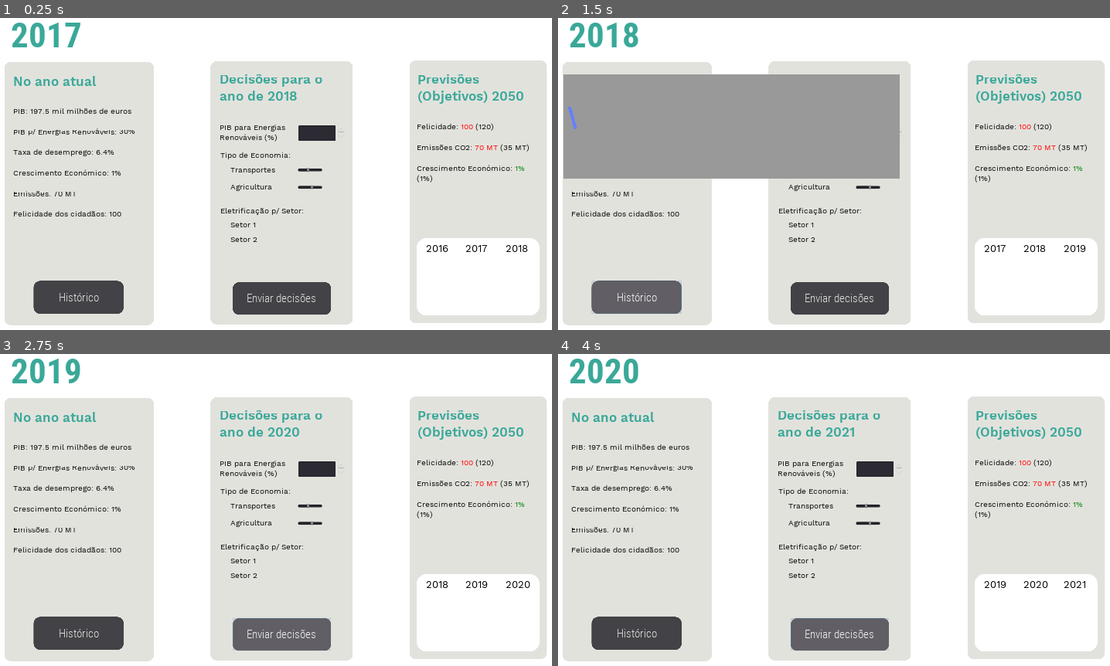
Above: before the commit, frames 1-4 (two rows, left to right).
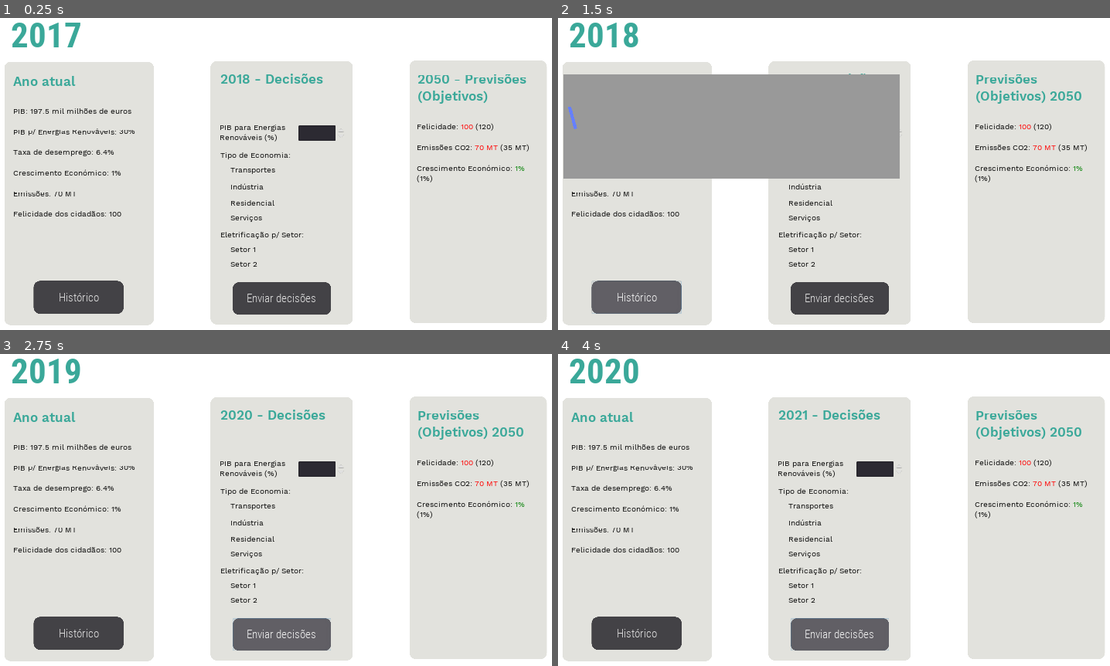
Above: after the commit, the same moments.

Repository: TiagoTaveira/ExergyX
Game: Godot game, scene res://Test.tscn
Same seed, same stepped clock (60 frames per second), same inputs: the game is played once before the commit and once after it.
Inputs:
- Up to frame 1 (0.25 s): no input
- Up to frame 2 (1.5 s): click "Enviar decisões" at 0.5 s; click "Histórico" at 1.25 s
- Up to frame 3 (2.75 s): click "Enviar decisões" at 2 s
- Up to frame 4 (4 s): click "Histórico" at 2.75 s; click "Enviar decisões" at 3.5 s

The runs differ from the first frame. In frame 1, 7.3% of the frame differs, in the area x 2-98%, y 17-96%; in frame 2, 6.0%; in frame 3, 6.9%; in frame 4, 6.8%.

Commit message:
Add arrow images

Diff:
--- a/Test.gd
+++ b/Test.gd
@@ -28,7 +28,7 @@
 	######################
 
 	if PlayerVariables.current_year < PlayerVariables.final_year:
-		get_node("GridContainer/AnoAtual2").text = "Decisões para o ano de " + str(PlayerVariables.current_year + 1)
+		get_node("GridContainer/AnoAtual2").text = str(PlayerVariables.current_year + 1) + " - Decisões"
 		get_node("GridContainer2/RichTextLabel").text = "Previsões (Objetivos) " + str(PlayerVariables.final_year)
 		get_node("GridContainer2/RichTextLabel2").bbcode_text = "Felicidade: " + str(PlayerVariables.final_year_utility) + "\n\n" + "Emissões CO2: " + str(PlayerVariables.final_year_emissions) + " MT" + "\n\n" + "Crescimento Económico: [color=green]1%[/color] (1%)"  #exemplo de texto
 		##Actual bbcode text setting (with conditions)
--- a/Test.tscn
+++ b/Test.tscn
@@ -98,14 +98,14 @@
 text = "Enviar decisões"
 
 [node name="AnoAtual2" type="RichTextLabel" parent="GridContainer"]
-margin_left = 28.0
-margin_top = 33.0
-margin_right = 428.0
-margin_bottom = 167.0
+margin_left = 29.8328
+margin_top = 31.1674
+margin_right = 429.833
+margin_bottom = 165.167
 custom_fonts/normal_font = ExtResource( 5 )
 custom_colors/default_color = Color( 0.227451, 0.658824, 0.6, 1 )
 custom_colors/font_color_selected = Color( 0, 0, 0, 1 )
-text = "Decisões para o ano de 2018"
+text = "2018 - Decisões"
 
 [node name="PIBRenovaveis" type="SpinBox" parent="GridContainer"]
 margin_left = 272.553
@@ -116,22 +116,6 @@
 value = 30.0
 rounded = true
 
-[node name="CheckButton" type="HSlider" parent="GridContainer"]
-margin_left = 271.362
-margin_top = 318.283
-margin_right = 347.362
-margin_bottom = 358.283
-value = 40.0
-ticks_on_borders = true
-
-[node name="CheckButton2" type="HSlider" parent="GridContainer"]
-margin_left = 271.362
-margin_top = 372.283
-margin_right = 347.362
-margin_bottom = 412.283
-value = 60.0
-ticks_on_borders = true
-
 [node name="RichTextLabel" type="RichTextLabel" parent="GridContainer"]
 margin_left = 29.0
 margin_top = 189.0
@@ -155,9 +139,9 @@
 
 [node name="EletrificacaoSetor" type="RichTextLabel" parent="GridContainer"]
 margin_left = 30.0
-margin_top = 448.0
+margin_top = 524.0
 margin_right = 337.0
-margin_bottom = 488.0
+margin_bottom = 564.0
 rect_pivot_offset = Vector2( 0, 21.7076 )
 custom_fonts/bold_font = ExtResource( 7 )
 custom_fonts/normal_font = ExtResource( 6 )
@@ -182,13 +166,33 @@
 rect_pivot_offset = Vector2( 0, 21.7076 )
 custom_fonts/normal_font = ExtResource( 6 )
 custom_colors/default_color = Color( 0, 0, 0, 1 )
-text = "Agricultura"
+text = "Indústria"
+
+[node name="RichTextLabel7" type="RichTextLabel" parent="GridContainer"]
+margin_left = 62.0
+margin_top = 426.0
+margin_right = 284.0
+margin_bottom = 469.0
+rect_pivot_offset = Vector2( 0, 21.7076 )
+custom_fonts/normal_font = ExtResource( 6 )
+custom_colors/default_color = Color( 0, 0, 0, 1 )
+text = "Residencial"
+
+[node name="RichTextLabel8" type="RichTextLabel" parent="GridContainer"]
+margin_left = 62.0
+margin_top = 471.0
+margin_right = 284.0
+margin_bottom = 514.0
+rect_pivot_offset = Vector2( 0, 21.7076 )
+custom_fonts/normal_font = ExtResource( 6 )
+custom_colors/default_color = Color( 0, 0, 0, 1 )
+text = "Serviços"
 
 [node name="RichTextLabel5" type="RichTextLabel" parent="GridContainer"]
 margin_left = 62.0
-margin_top = 493.0
+margin_top = 569.0
 margin_right = 284.0
-margin_bottom = 536.0
+margin_bottom = 612.0
 rect_pivot_offset = Vector2( 0, 21.7076 )
 custom_fonts/normal_font = ExtResource( 6 )
 custom_colors/default_color = Color( 0, 0, 0, 1 )
@@ -196,9 +200,9 @@
 
 [node name="RichTextLabel6" type="RichTextLabel" parent="GridContainer"]
 margin_left = 62.2158
-margin_top = 538.0
+margin_top = 614.0
 margin_right = 284.216
-margin_bottom = 581.0
+margin_bottom = 657.0
 rect_pivot_offset = Vector2( 0, 21.7076 )
 custom_fonts/normal_font = ExtResource( 6 )
 custom_colors/default_color = Color( 0, 0, 0, 1 )
@@ -248,14 +252,16 @@
 margin_bottom = 148.0
 custom_fonts/normal_font = ExtResource( 5 )
 custom_colors/default_color = Color( 0.227451, 0.658824, 0.6, 1 )
-text = "Previsões (Objetivos) 2050"
+text = "2050 - Previsões (Objetivos)"
 
 [node name="Panel" type="Panel" parent="GridContainer2"]
+editor/display_folded = true
+visible = false
 margin_left = 22.0
 margin_top = 552.0
 margin_right = 403.0
 margin_bottom = 792.0
-custom_styles/panel = SubResource( 7 )
+custom_styles/panel = SubResource( 4 )
 
 [node name="PreviousYear" type="RichTextLabel" parent="GridContainer2/Panel"]
 margin_left = 28.0
@@ -285,6 +291,7 @@
 text = "2018"
 
 [node name="GridContainer3" type="ItemList" parent="."]
+editor/display_folded = true
 visible = false
 margin_left = 954.0
 margin_top = 503.0
@@ -307,6 +314,7 @@
 script = ExtResource( 9 )
 
 [node name="Historico" type="ItemList" parent="."]
+editor/display_folded = true
 visible = false
 margin_left = 523.646
 margin_top = 491.369
@@ -342,7 +350,7 @@
 margin_bottom = 108.0
 custom_fonts/normal_font = ExtResource( 5 )
 custom_colors/default_color = Color( 0.227451, 0.658824, 0.6, 1 )
-text = "No ano atual"
+text = "Ano atual"
 
 [node name="HistText" type="RichTextLabel" parent="EstadoAtual"]
 margin_left = 28.0
--- /dev/null
+++ b/arrows.svg
@@ -0,0 +1,125 @@
+<?xml version="1.0" encoding="UTF-8" standalone="no"?>
+<!-- Created with Inkscape (http://www.inkscape.org/) -->
+
+<svg
+   xmlns:dc="http://purl.org/dc/elements/1.1/"
+   xmlns:cc="http://creativecommons.org/ns#"
+   xmlns:rdf="http://www.w3.org/1999/02/22-rdf-syntax-ns#"
+   xmlns:svg="http://www.w3.org/2000/svg"
+   xmlns="http://www.w3.org/2000/svg"
+   xmlns:sodipodi="http://sodipodi.sourceforge.net/DTD/sodipodi-0.dtd"
+   xmlns:inkscape="http://www.inkscape.org/namespaces/inkscape"
+   width="210mm"
+   height="297mm"
+   viewBox="0 0 210 297"
+   version="1.1"
+   id="svg8"
+   inkscape:version="0.92.4 (5da689c313, 2019-01-14)"
+   sodipodi:docname="arrows.svg">
+  <defs
+     id="defs2" />
+  <sodipodi:namedview
+     id="base"
+     pagecolor="#ffffff"
+     bordercolor="#666666"
+     borderopacity="1.0"
+     inkscape:pageopacity="0.0"
+     inkscape:pageshadow="2"
+     inkscape:zoom="15.839192"
+     inkscape:cx="353.92886"
+     inkscape:cy="973.32174"
+     inkscape:document-units="mm"
+     inkscape:current-layer="layer1"
+     showgrid="true"
+     inkscape:window-width="1920"
+     inkscape:window-height="1001"
+     inkscape:window-x="-9"
+     inkscape:window-y="-9"
+     inkscape:window-maximized="1">
+    <inkscape:grid
+       type="xygrid"
+       id="grid3719" />
+  </sodipodi:namedview>
+  <metadata
+     id="metadata5">
+    <rdf:RDF>
+      <cc:Work
+         rdf:about="">
+        <dc:format>image/svg+xml</dc:format>
+        <dc:type
+           rdf:resource="http://purl.org/dc/dcmitype/StillImage" />
+        <dc:title></dc:title>
+        <dc:creator>
+          <cc:Agent>
+            <dc:title>André Fidalgo Silva</dc:title>
+          </cc:Agent>
+        </dc:creator>
+      </cc:Work>
+    </rdf:RDF>
+  </metadata>
+  <g
+     inkscape:label="Layer 1"
+     inkscape:groupmode="layer"
+     id="layer1">
+    <path
+       style="fill:#ff0000;stroke:#ff2a2a;stroke-width:0.26458332px;stroke-linecap:butt;stroke-linejoin:miter;stroke-opacity:1"
+       d="m 90.004399,34.463644 h 3.96875 l -1.986737,-1.429222 z"
+       id="path3721-2-9-5"
+       inkscape:connector-curvature="0"
+       sodipodi:nodetypes="cccc" />
+    <path
+       style="fill:#ff0000;stroke:#ff2a2a;stroke-width:0.26458332px;stroke-linecap:butt;stroke-linejoin:miter;stroke-opacity:1"
+       d="m 89.98668,35.279836 h 3.96875 l -1.986737,-1.429222 z"
+       id="path3721-2-9"
+       inkscape:connector-curvature="0"
+       sodipodi:nodetypes="cccc" />
+    <path
+       style="fill:#ff0000;stroke:#ff2a2a;stroke-width:0.26458332px;stroke-linecap:butt;stroke-linejoin:miter;stroke-opacity:1"
+       d="m 89.992587,36.09721 h 3.96875 L 91.9746,34.667988 Z"
+       id="path3721-3"
+       inkscape:connector-curvature="0"
+       sodipodi:nodetypes="cccc" />
+    <path
+       style="fill:#ff0000;stroke:#ff2a2a;stroke-width:0.26458332px;stroke-linecap:butt;stroke-linejoin:miter;stroke-opacity:1"
+       d="m 89.952425,36.89096 h 3.96875 l -1.986737,-1.429222 z"
+       id="path3721-2"
+       inkscape:connector-curvature="0"
+       sodipodi:nodetypes="cccc" />
+    <path
+       style="fill:#ff0000;stroke:#ff2a2a;stroke-width:0.26458332px;stroke-linecap:butt;stroke-linejoin:miter;stroke-opacity:1"
+       d="m 89.958332,37.708334 h 3.96875 l -1.986737,-1.429222 z"
+       id="path3721"
+       inkscape:connector-curvature="0"
+       sodipodi:nodetypes="cccc" />
+    <path
+       style="fill:#0066ff;stroke:#2a7fff;stroke-width:0.26458332px;stroke-linecap:butt;stroke-linejoin:miter;stroke-opacity:1"
+       d="m 90.004397,42.333789 h 3.96875 l -1.986737,1.429222 z"
+       id="path3721-2-9-5-5"
+       inkscape:connector-curvature="0"
+       sodipodi:nodetypes="cccc" />
+    <path
+       style="fill:#0066ff;stroke:#2a7fff;stroke-width:0.26458332px;stroke-linecap:butt;stroke-linejoin:miter;stroke-opacity:1"
+       d="m 89.986678,41.517597 h 3.96875 l -1.986737,1.429222 z"
+       id="path3721-2-9-4"
+       inkscape:connector-curvature="0"
+       sodipodi:nodetypes="cccc" />
+    <path
+       style="fill:#0066ff;stroke:#2a7fff;stroke-width:0.26458332px;stroke-linecap:butt;stroke-linejoin:miter;stroke-opacity:1"
+       d="m 89.992585,40.700223 h 3.96875 l -1.986737,1.429222 z"
+       id="path3721-3-0"
+       inkscape:connector-curvature="0"
+       sodipodi:nodetypes="cccc" />
+    <path
+       style="fill:#0066ff;stroke:#2a7fff;stroke-width:0.26458332px;stroke-linecap:butt;stroke-linejoin:miter;stroke-opacity:1"
+       d="m 89.952423,39.906473 h 3.96875 l -1.986737,1.429222 z"
+       id="path3721-2-96"
+       inkscape:connector-curvature="0"
+       sodipodi:nodetypes="cccc" />
+    <path
+       style="fill:#0066ff;stroke:#2a7fff;stroke-width:0.26458332px;stroke-linecap:butt;stroke-linejoin:miter;stroke-opacity:1"
+       d="m 89.95833,39.089099 h 3.96875 l -1.986737,1.429222 z"
+       id="path3721-8"
+       inkscape:connector-curvature="0"
+       sodipodi:nodetypes="cccc" />
+  </g>
+</svg>
Not shown: 5 places in Test.tscn that only renumber resources
Not shown, added: arrows.svg.import
Binary file added: down1.png
Not shown, added: down1.png.import
Binary file added: down2.png
Not shown, added: down2.png.import
Binary file added: down3.png
Not shown, added: down3.png.import
Binary file added: down4.png
Not shown, added: down4.png.import
Binary file added: down5.png
Not shown, added: down5.png.import
(and 9 more such lines)
